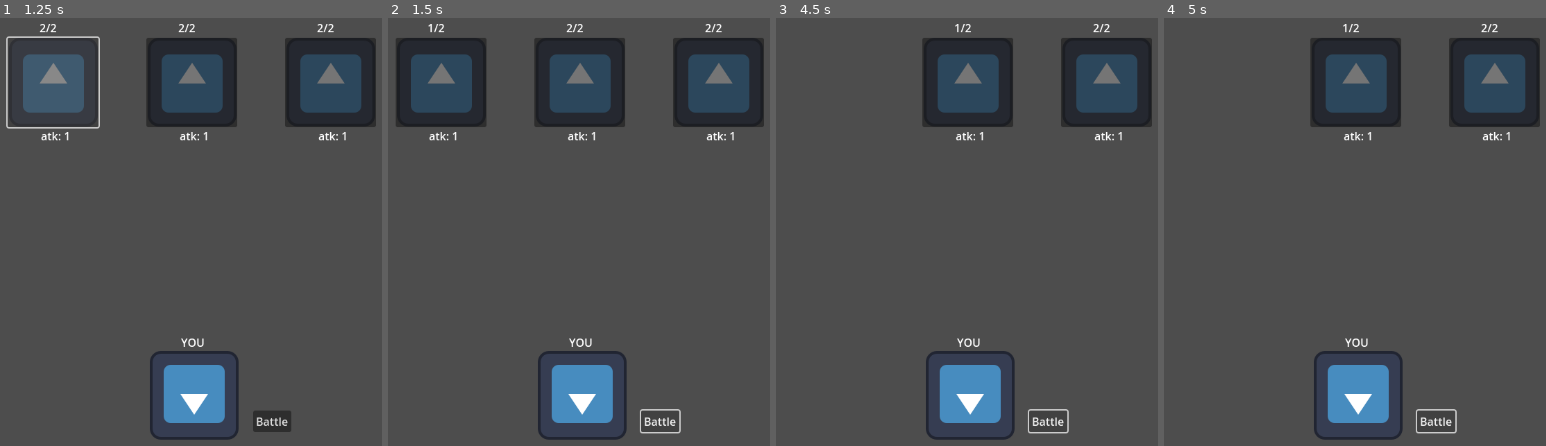
Above: before the commit, frames 1-4 (left to right).
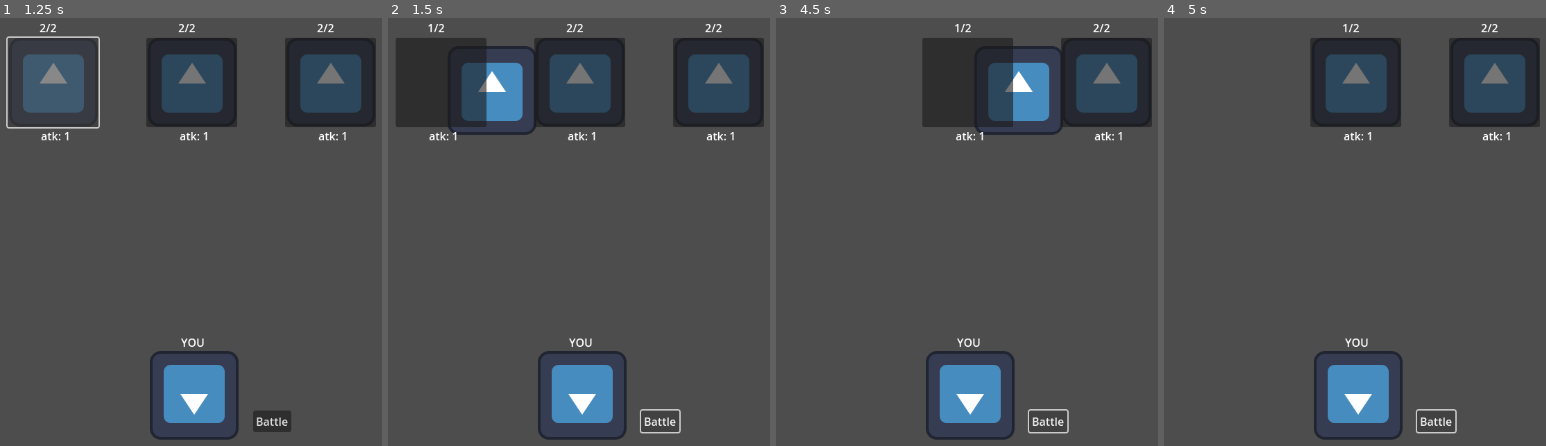
Above: after the commit, the same moments.

Repository: alex-mike-mark-again/godot-combat
Game: Godot game, scene res://main.tscn
Same seed, same stepped clock (60 frames per second), same inputs: the game is played once before the commit and once after it. The engine's default icon, where the game draws it, is replaced by a stand-in: a white triangle on a blue panel in a dark square.
Inputs (mouse positions are in pixels of both pictures, inside the frame that each line leads up to):
- Up to frame 1 (1.25 s): click (53, 82) at 0.52 s
- Up to frame 2 (1.5 s): click "Battle" at 1.25 s
- Up to frame 3 (4.5 s): click (829, 82) at 2.02 s; click "Battle" at 2.75 s; click (967, 82) at 3.52 s; click "Battle" at 4.25 s
- Up to frame 4 (5 s): no input

Frame 1 is identical in both runs. In frame 2, 4.0% of the frame differs, in the area x 6-39%, y 6-28%; in frame 3, 4.0%; in frame 4, nothing differs.

Commit message:
added a hit animation

Diff:
--- a/enemy.gd
+++ b/enemy.gd
@@ -6,12 +6,14 @@
 var hpLabel
 var atkLabel
 var dead = false
+var animationPlayer
 
 func _ready():
 	mhp = 2
 	hp = mhp
 	hpLabel = get_node("HP Label")
 	atkLabel = get_node("ATK Label")
+	animationPlayer = get_node("Sprite2D/AnimationPlayer")
 
 	hpLabel.text = str(hp)+"/"+str(mhp)
 	atkLabel.text = "atk: "+str(atk)
@@ -26,6 +28,9 @@
 
 	if hp == 0:
 		die()
+		return
+
+	animationPlayer.play("damage")
 
 func die():
 	died.emit(self)
--- a/enemy.tscn
+++ b/enemy.tscn
@@ -1,7 +1,33 @@
-[gd_scene load_steps=3 format=3 uid="uid://d15w3qccq2gc8"]
+[gd_scene load_steps=6 format=3 uid="uid://d15w3qccq2gc8"]
 
 [ext_resource type="Script" path="res://enemy.gd" id="1_272ex"]
 [ext_resource type="Texture2D" uid="uid://djvdh44acre7u" path="res://icon.svg" id="2_pu05i"]
+
+[sub_resource type="Animation" id="Animation_7spnc"]
+resource_name = "damage"
+length = 0.5
+step = 0.05
+tracks/0/type = "value"
+tracks/0/imported = false
+tracks/0/enabled = true
+tracks/0/path = NodePath("Sprite2D:position")
+tracks/0/interp = 0
+tracks/0/loop_wrap = true
+tracks/0/keys = {
+"times": PackedFloat32Array(0, 0.05, 0.1, 0.15, 0.2, 0.25, 0.3, 0.35),
+"transitions": PackedFloat32Array(1, 1, 1, 1, 1, 1, 1, 1),
+"update": 0,
+"values": [Vector2(0, 0), Vector2(11, 4), Vector2(-27, -13), Vector2(73, 12), Vector2(-84, 83), Vector2(20, -106), Vector2(9, -11), Vector2(0, 0)]
+}
+
+[sub_resource type="Animation" id="Animation_emtrv"]
+length = 0.001
+
+[sub_resource type="AnimationLibrary" id="AnimationLibrary_45lhc"]
+_data = {
+"RESET": SubResource("Animation_emtrv"),
+"damage": SubResource("Animation_7spnc")
+}
 
 [node name="Enemy" type="Node2D"]
 position = Vector2(589, 343)
@@ -9,6 +35,12 @@
 
 [node name="Sprite2D" type="Sprite2D" parent="."]
 texture = ExtResource("2_pu05i")
+
+[node name="AnimationPlayer" type="AnimationPlayer" parent="Sprite2D"]
+root_node = NodePath("../..")
+libraries = {
+"": SubResource("AnimationLibrary_45lhc")
+}
 
 [node name="HP Label" type="Label" parent="."]
 offset_left = -20.0
